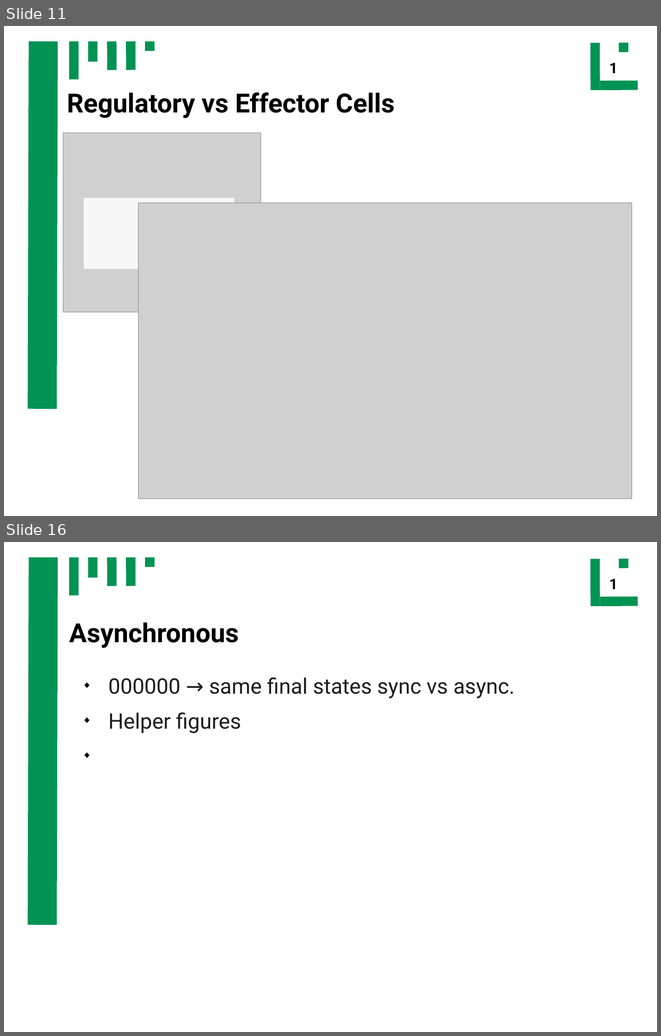
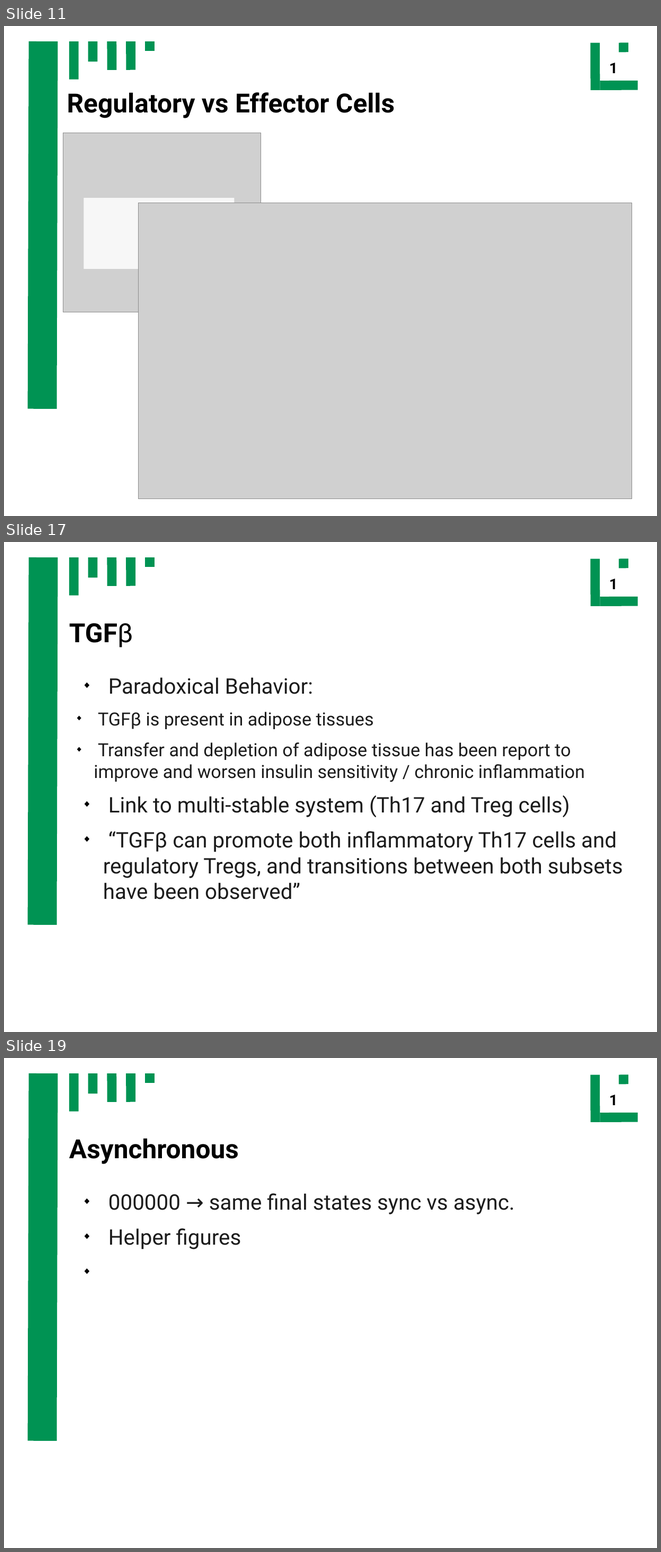
Before and after one commit to ch4perone/HaveFunWithSysBio, a slide deck: presentation.odp. Shown one above the other, each under a label of ours: slides 11 and 16 before the commit, slides 11, 17 and 19 after it; the slides between them are not shown. The pictures are 661x1036 and 661x1552 pixels, drawn with LibreOffice and Linux fonts; fonts in the diff are those of the drawing; grey boxes stand for pictures. Boxes give left, top, right and bottom in pixels: in the first picture for what was removed or moved away, otherwise in the second. Text is boxed around its words. In the diff, an @@ line names an element or a change of style, - is before the commit and + after.

```diff
--- a/presentation.odp
+++ b/presentation.odp
@@ slide 17 added at (4, 542, 657, 1032), background #FFFFFF; not listed: 10 template elements that a slide beside it also shows @@
@@ title added at (69, 623, 133, 647), 32 pt, text #000000, bold @@
+TGFβ
@@ text added at (94, 677, 623, 899), 26 pt, text #1C1C1C @@
+◆ Paradoxical Behavior:
+  ◆ TGFβ is present in adipose tissues
+  ◆ Transfer and depletion of adipose tissue has been report to improve and worsen insulin sensitivity / chronic inflammation
+◆ Link to multi-stable system (Th17 and Treg cells)
+◆ “TGFβ can promote both inflammatory Th17 cells and regulatory Tregs, and transitions between both subsets have been observed”
@@ what was slide 16 is now slide 19 @@
```
Also in this commit, not shown: 4 slides changed, 7 other slides added, 3 slides removed, 14 other files.
